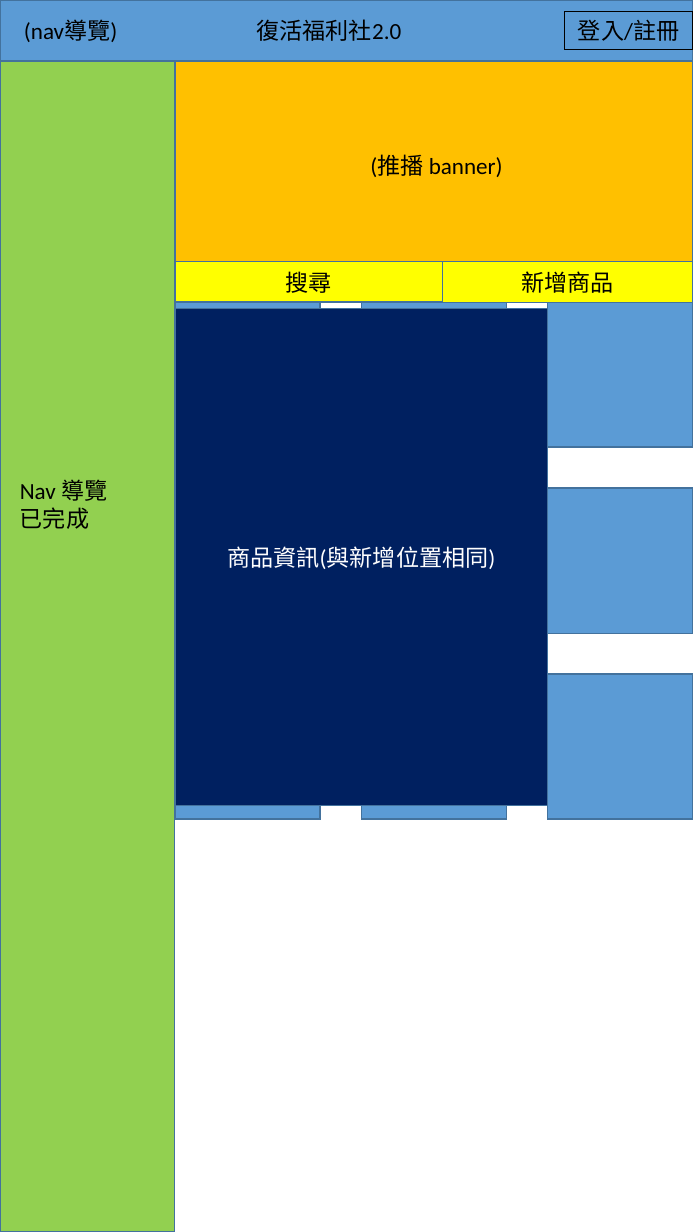
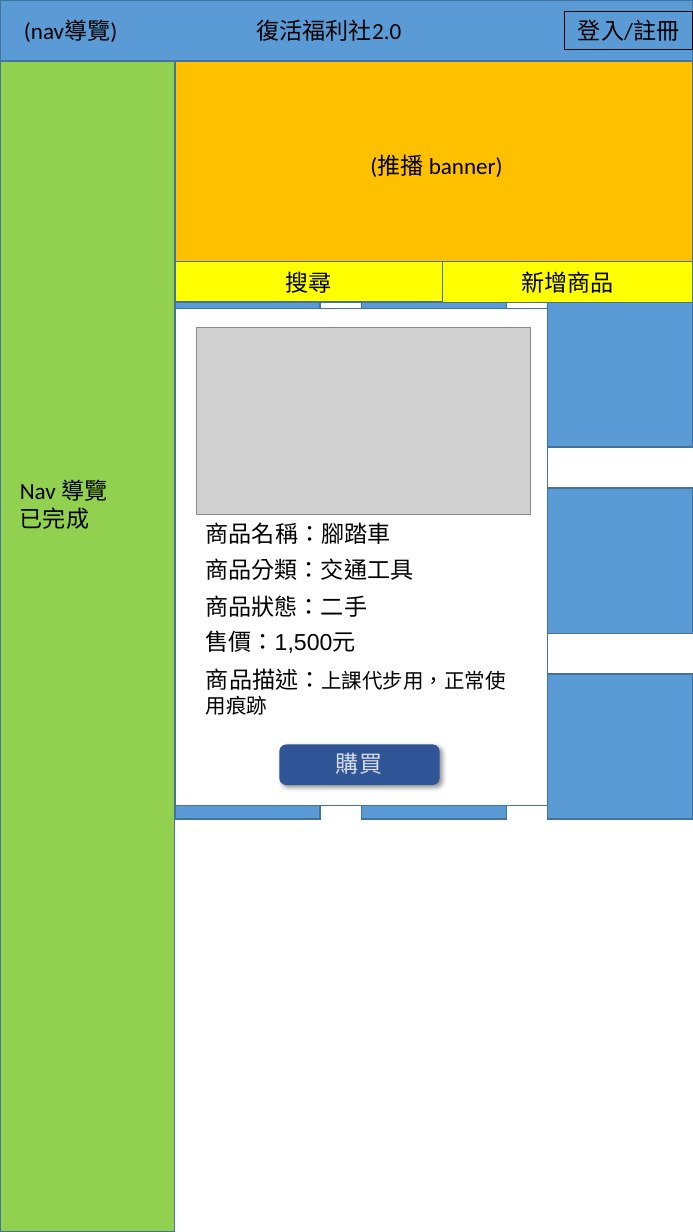
Before and after one commit to AustinChen123/108NCU_SA_GROUP13_Project, a slide deck: slide 5 of 網頁設計稿.pptx. Drawn at 693x1232 pixels with LibreOffice and Linux fonts; fonts in the diff are those of the drawing; grey boxes stand for pictures. Boxes give left, top, right and bottom in pixels: in the first picture for what was removed or moved away, otherwise in the second. Text is boxed around its words. In the diff, an @@ line names an element or a change of style, - is before the commit and + after.

```diff
--- a/網頁設計稿.pptx
+++ b/網頁設計稿.pptx
@@ rectangle "商品資訊(與新增位置相同)" at (175,309,548,806): fill #002060 to #FFFFFF @@
@@ picture added at (196,327,530,515) @@
@@ text added at (206,522,391,544), 18 pt, text #000000 @@
+商品名稱：腳踏車
@@ text added at (205,558,413,580), 18 pt, text #000000 @@
+商品分類：交通工具
@@ text added at (205,595,367,617), 18 pt, text #000000 @@
+商品狀態：二手
@@ text added at (205,630,355,653), 18 pt, text #000000 @@
+售價：1,500元
@@ text added at (206,668,505,715), 16 pt, text #000000 @@
+商品描述：上課代步用，正常使用痕跡
@@ rounded rectangle added at (279,745,439,785), fill #2F5597 @@
@@ text added at (336,752,382,774), 18 pt, text #D6DCE5 @@
+購買
```
Also in this commit, not shown: 4 other slides changed, 1 slide added, 2 other files.
